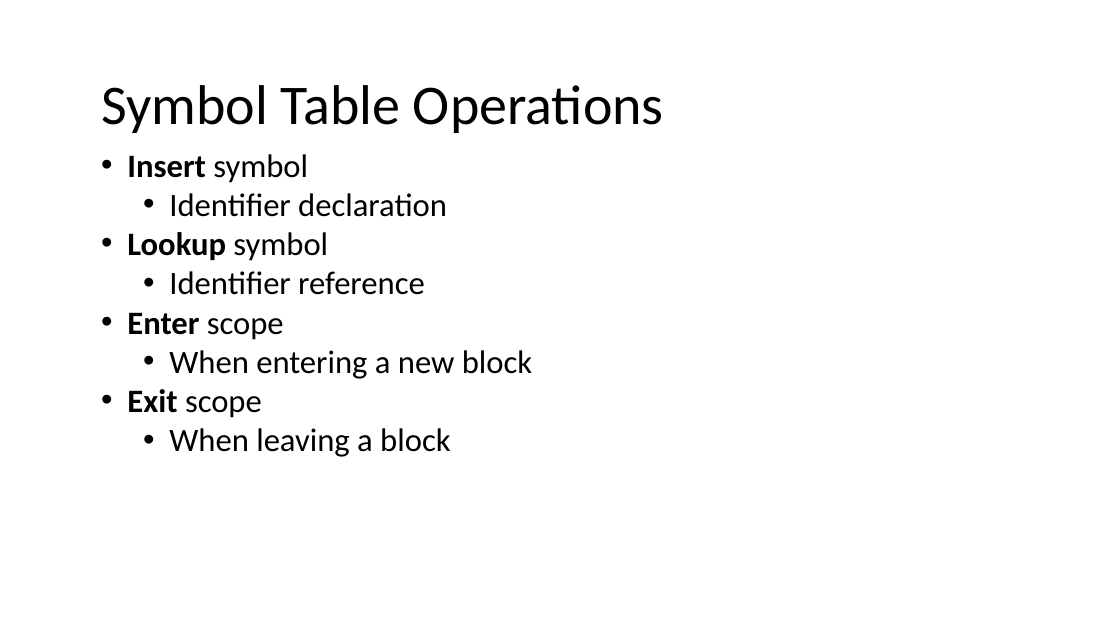
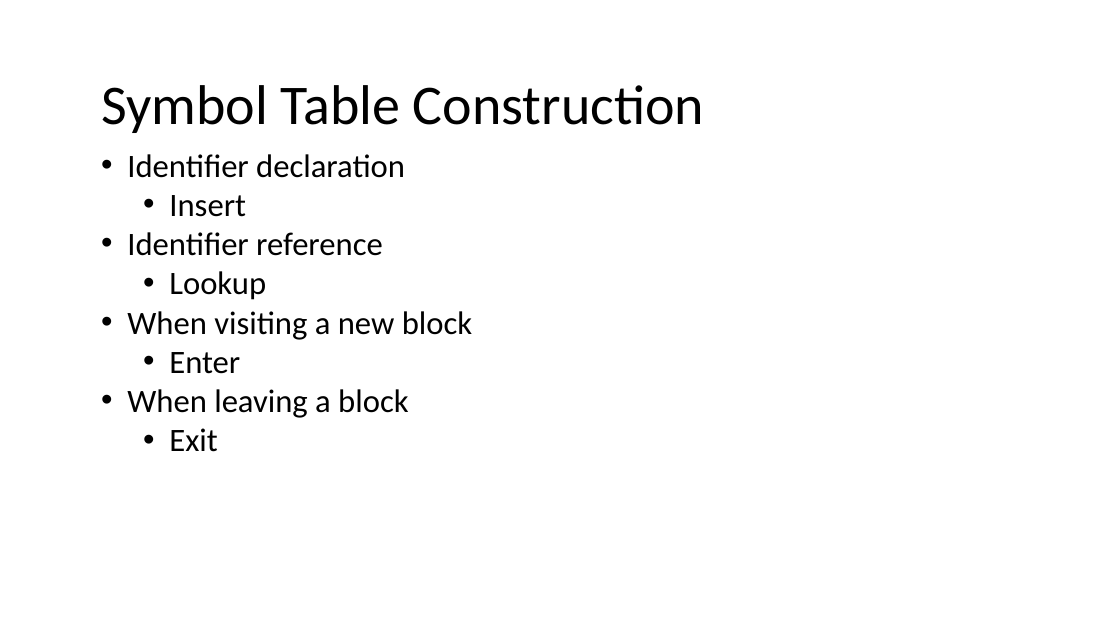
Before and after one commit to nivshani/compilation, a slide deck: slide 16 of slides/semantic.pptx (slide 7 before the commit). Drawn at 1120x630 pixels with LibreOffice and Linux fonts; fonts in the diff are those of the drawing. Boxes give left, top, right and bottom in pixels: in the first picture for what was removed or moved away, otherwise in the second. Text is boxed around its words. In the diff, an @@ line names an element or a change of style, - is before the commit and + after.

```diff
--- a/slides/semantic.pptx
+++ b/slides/semantic.pptx
@@ text at [101,85,704,133]: text changed @@
-Symbol Table Operations
+Symbol Table Construction
@@ text at [127,154,308,183]: paragraph removed @@
-• Insert symbol
@@ text at [127,154,408,418]: list level 2 to 1 in "Identifier declaration"; list level 2 to 1 in "Identifier reference"; list level 2 to 1 in "When leaving a block" @@
@@ text at [169,195,246,217]: text changed; bold off @@
-• Lookup symbol
+  • Insert
@@ text at [127,271,472,374]: text changed @@
-• Enter scope
-  • When entering a new block
-• Exit scope
+  • Lookup
+• When visiting a new block
+  • Enter
@@ text at [169,428,217,452]: paragraph added @@
+  • Exit
```
Also in this commit, not shown: 11 other slides changed, 13 slides added, 1 slide removed, 1 other file.
